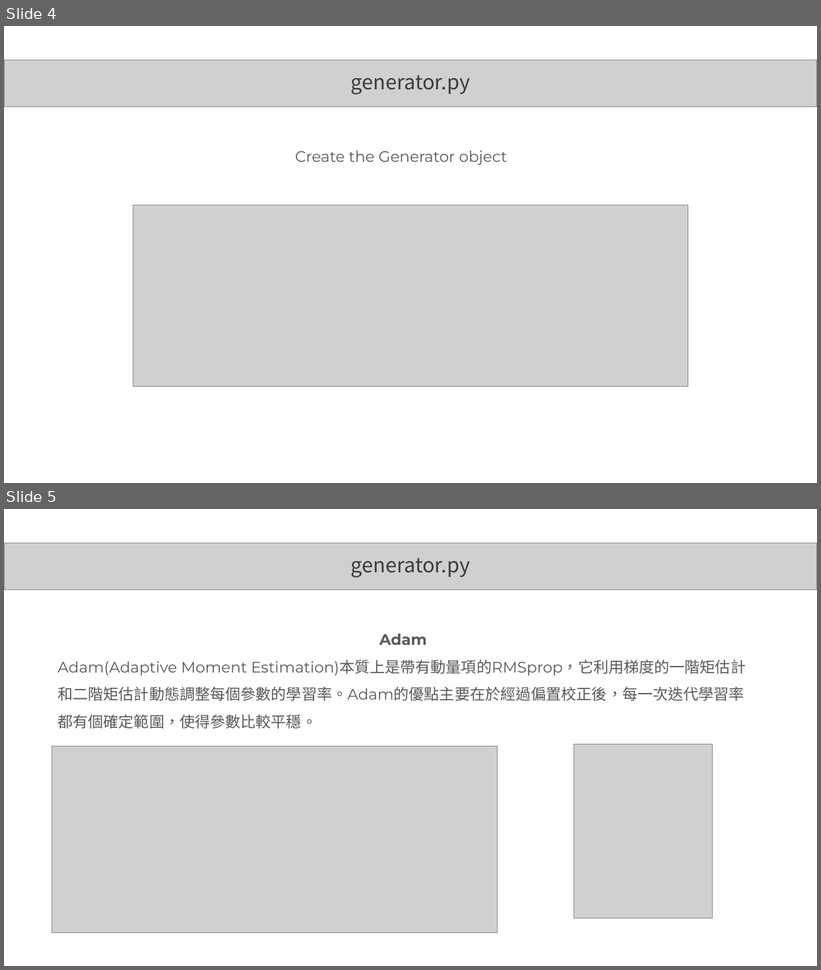
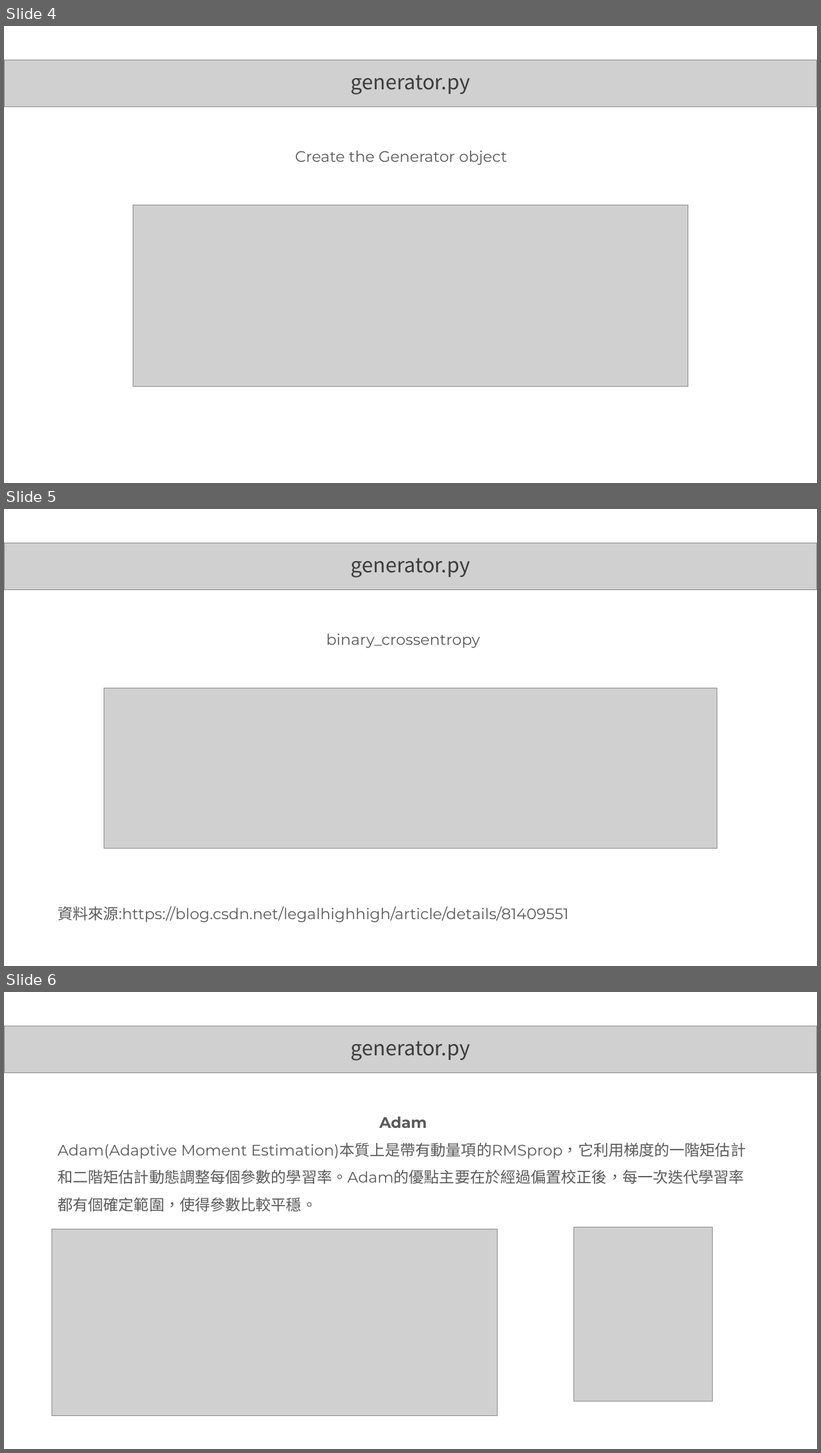
Before and after one commit to MtFeather/AI-and-Security, a slide deck: tensorflow/pix2pixGAN.pptx. Shown one above the other, each under a label of ours: slides 4 and 5 before the commit, slides 4, 5 and 6 after it. The pictures are 821x970 and 821x1453 pixels, drawn with LibreOffice and Linux fonts; fonts in the diff are those of the drawing; grey boxes stand for pictures. Boxes give left, top, right and bottom in pixels: in the first picture for what was removed or moved away, otherwise in the second. Text is boxed around its words. In the diff, an @@ line names an element or a change of style, - is before the commit and + after.

```diff
--- a/tensorflow/pix2pixGAN.pptx
+++ b/tensorflow/pix2pixGAN.pptx
@@ slide 5 added at (x1=4, y1=509, x2=817, y2=966), background #FFFFFF @@
@@ picture added at (x1=4, y1=543, x2=817, y2=590) @@
@@ text added at (x1=350, y1=558, x2=470, y2=578), 24 pt, text #3C3C3C @@
+generator.py
@@ text added at (x1=57, y1=634, x2=568, y2=923), 18 pt, text #595959 @@
+binary_crossentropy
+資料來源:https://blog.csdn.net/legalhighhigh/article/details/81409551
@@ picture added at (x1=104, y1=689, x2=717, y2=848) @@
@@ what was slide 5 is now slide 6 @@
```
Also in this commit, not shown: 4 other slides added.
